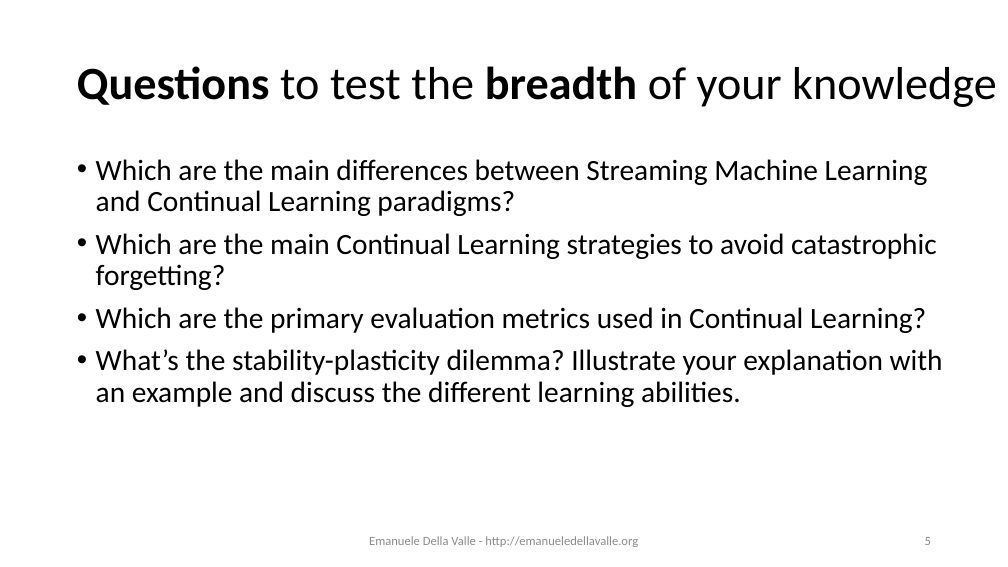
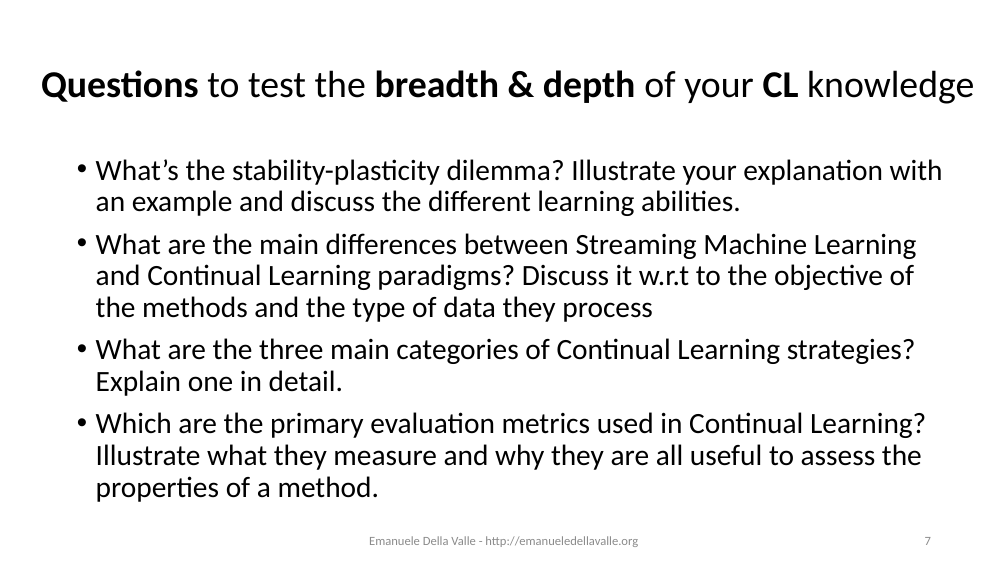
Before and after one commit to emanueledellavalle/streaming-data-analytics, a slide deck: slide 7 of lectures/14_SDS_exam-preview/14_Streaming-Data-Science_exam-preview.pptx (slide 5 before the commit). Drawn at 1008x567 pixels with LibreOffice and Linux fonts; fonts in the diff are those of the drawing. Boxes give left, top, right and bottom in pixels: in the first picture for what was removed or moved away, otherwise in the second. Text is boxed around its words. In the diff, an @@ line names an element or a change of style, - is before the commit and + after.

```diff
--- a/lectures/14_SDS_exam-preview/14_Streaming-Data-Science_exam-preview.pptx
+++ b/lectures/14_SDS_exam-preview/14_Streaming-Data-Science_exam-preview.pptx
@@ title at (x1=41, y1=70, x2=974, y2=104): text changed; size 44 to 36 pt; bold on @@
-Questions to test the breadth of your knowledge
+Questions to test the breadth & depth of your CL knowledge
@@ text at (x1=96, y1=159, x2=937, y2=333): paragraphs removed @@
-• Which are the main differences between Streaming Machine Learning and Continual Learning paradigms?
-• Which are the main Continual Learning strategies to avoid catastrophic forgetting?
-• Which are the primary evaluation metrics used in Continual Learning?
@@ text at (x1=96, y1=233, x2=926, y2=502): paragraphs added @@
+• What are the main differences between Streaming Machine Learning and Continual Learning paradigms? Discuss it w.r.t to the objective of the methods and the type of data they process
+• What are the three main categories of Continual Learning strategies? Explain one in detail.
+• Which are the primary evaluation metrics used in Continual Learning? Illustrate what they measure and why they are all useful to assess the properties of a method.
@@ page number at (x1=925, y1=537, x2=931, y2=545): text changed @@
-5
+7
```
Also in this commit, not shown: 10 other slides changed, 2 slides added.
